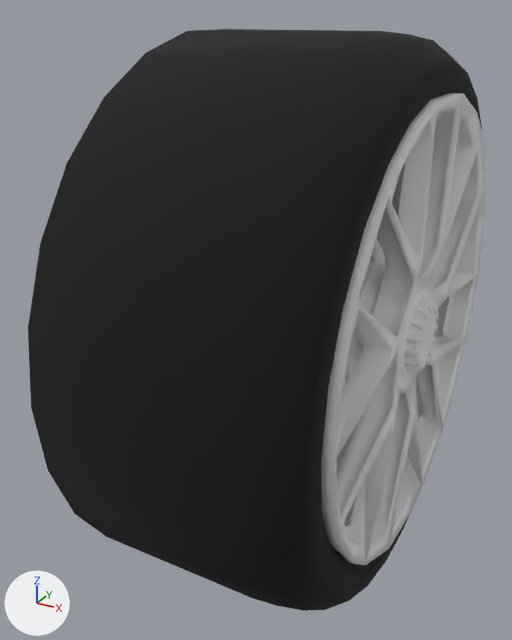
One commit to the glTF model public/assets/objects/wheel.gltf: the scene before it, then after it.
Both versions are drawn from a camera (50 mm lens) standing at (0.224, -0.789, 0.37) and looking at (-0.194, -0.03, -0.01). Lighting does not change. The marker at lower left points along +X, +Y and +Z. Where no turn or scale is listed for an object, it has been applied to the vertices.

In view in the first picture: 'Inner_Brake_Disc_2', 'Rim_2', 'Rim_Inner_2', 'Tire'.
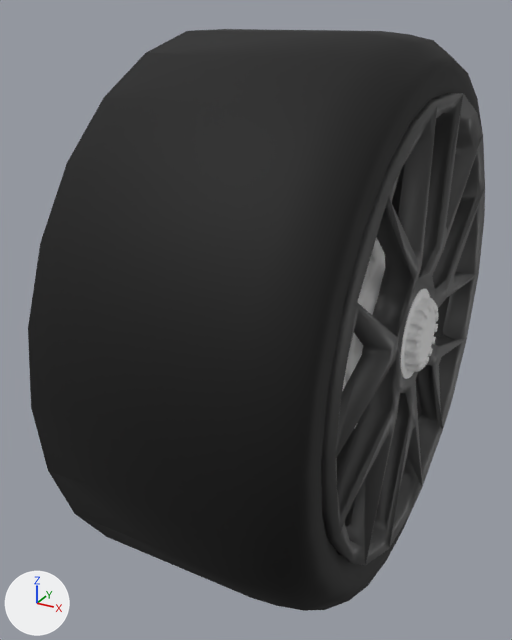
Pixel boxes [x1, y1, x2, y2] of what changed, in the pictures (512 x 640 px):
'Rim_2', recoloured: [321, 93, 485, 565] in both

What changed in the scene script:
```text
Add mat_rimmat:
    mat_rimmat = principled_material('RimMat')
    mat_rimmat.base_color = (0.0637, 0.0637, 0.0637)  # dark grey #474747
Change me_mesh_020:
    where me_mesh_020.from_pydata(...)  # 570 vertices, 959 faces; spans x -0.235..0.041, y -0.279..0.285, z -0.321..0.243
    add me_mesh_020.materials.append(mat_rimmat)  # dark grey #474747
```
